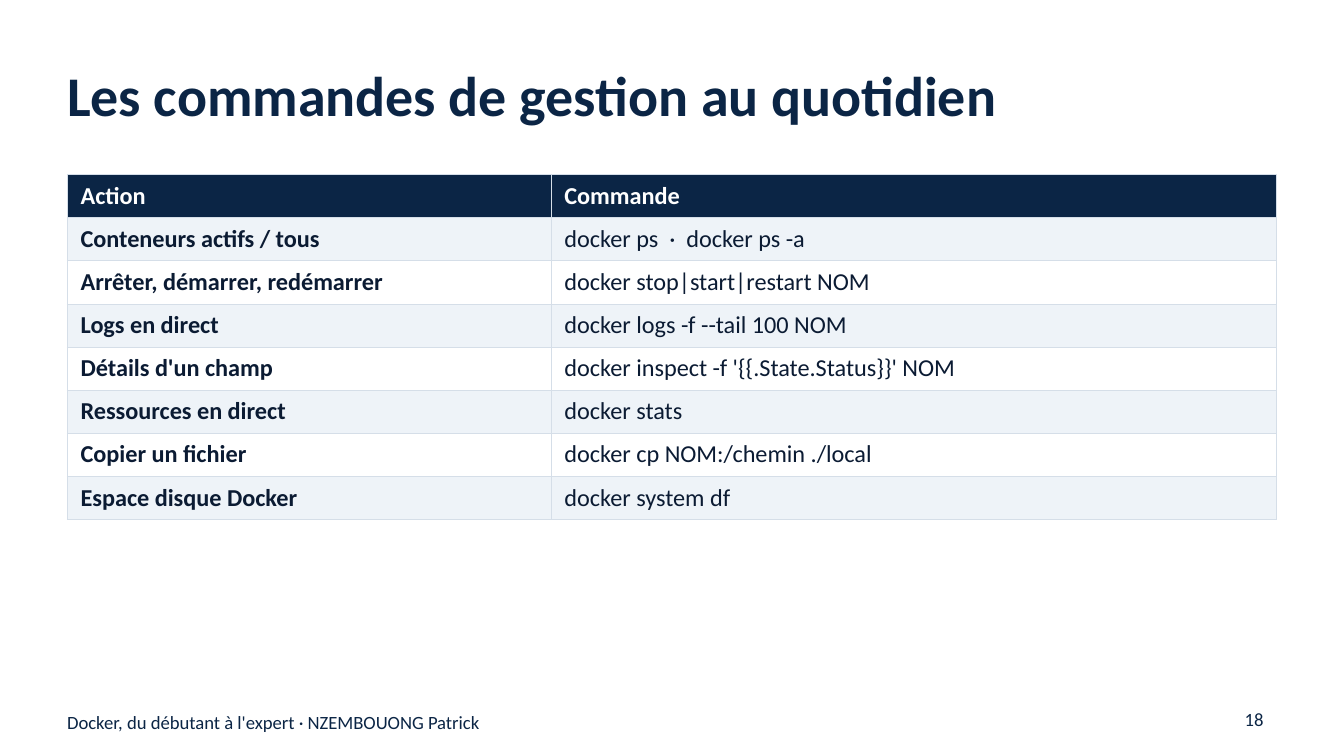
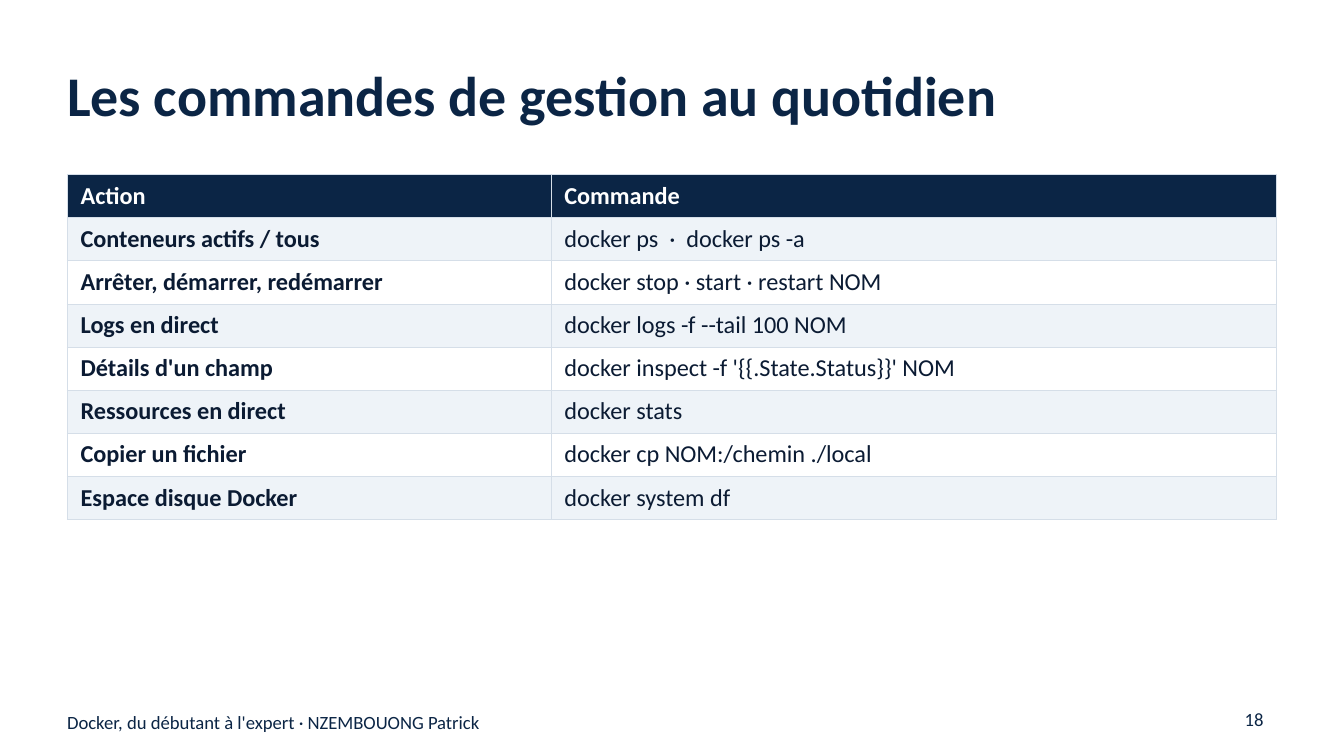
Before and after one commit to nzembouong18/Docker, a slide deck: slide 18 of support-de-cours/Docker-du-debutant-a-l-expert.pptx. Drawn at 1344x756 pixels with LibreOffice and Linux fonts; fonts in the diff are those of the drawing. Boxes give left, top, right and bottom in pixels: in the first picture for what was removed or moved away, otherwise in the second. Text is boxed around its words. In the diff, an @@ line names an element or a change of style, - is before the commit and + after.

```diff
--- a/support-de-cours/Docker-du-debutant-a-l-expert.pptx
+++ b/support-de-cours/Docker-du-debutant-a-l-expert.pptx
@@ table at box(67, 175, 1277, 514) @@
-row 3, column 2: docker stop|start|restart NOM
+row 3, column 2: docker stop · start · restart NOM
```
Also in this commit, not shown: 15 other slides changed, 5 other files.
